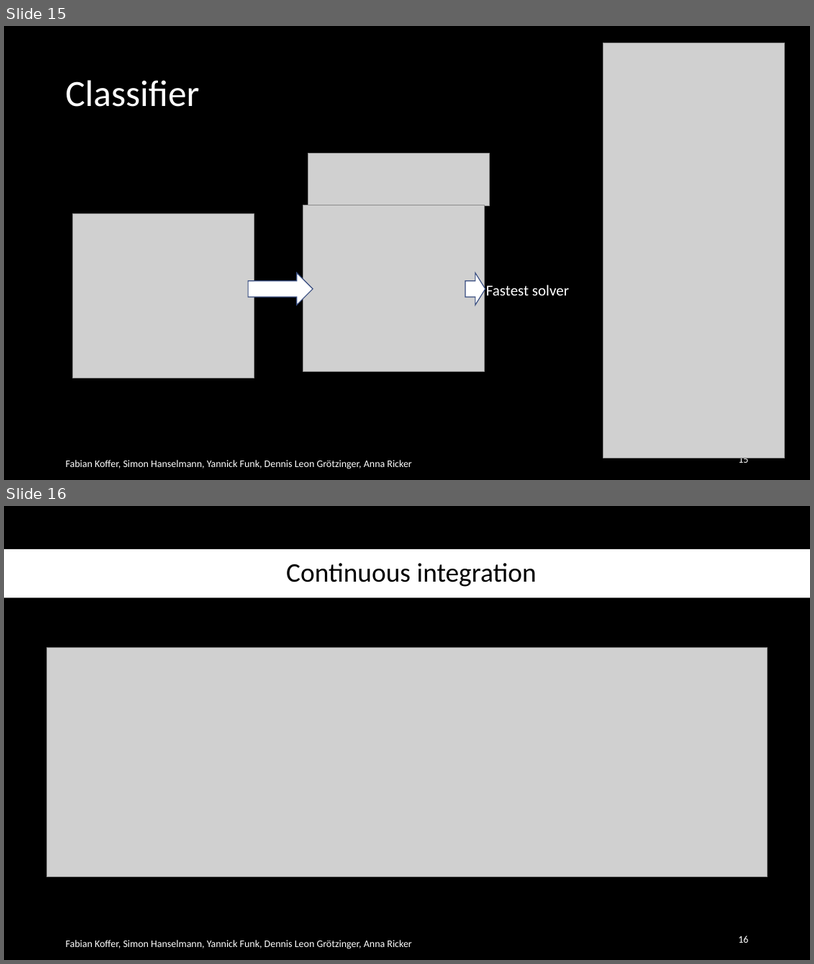
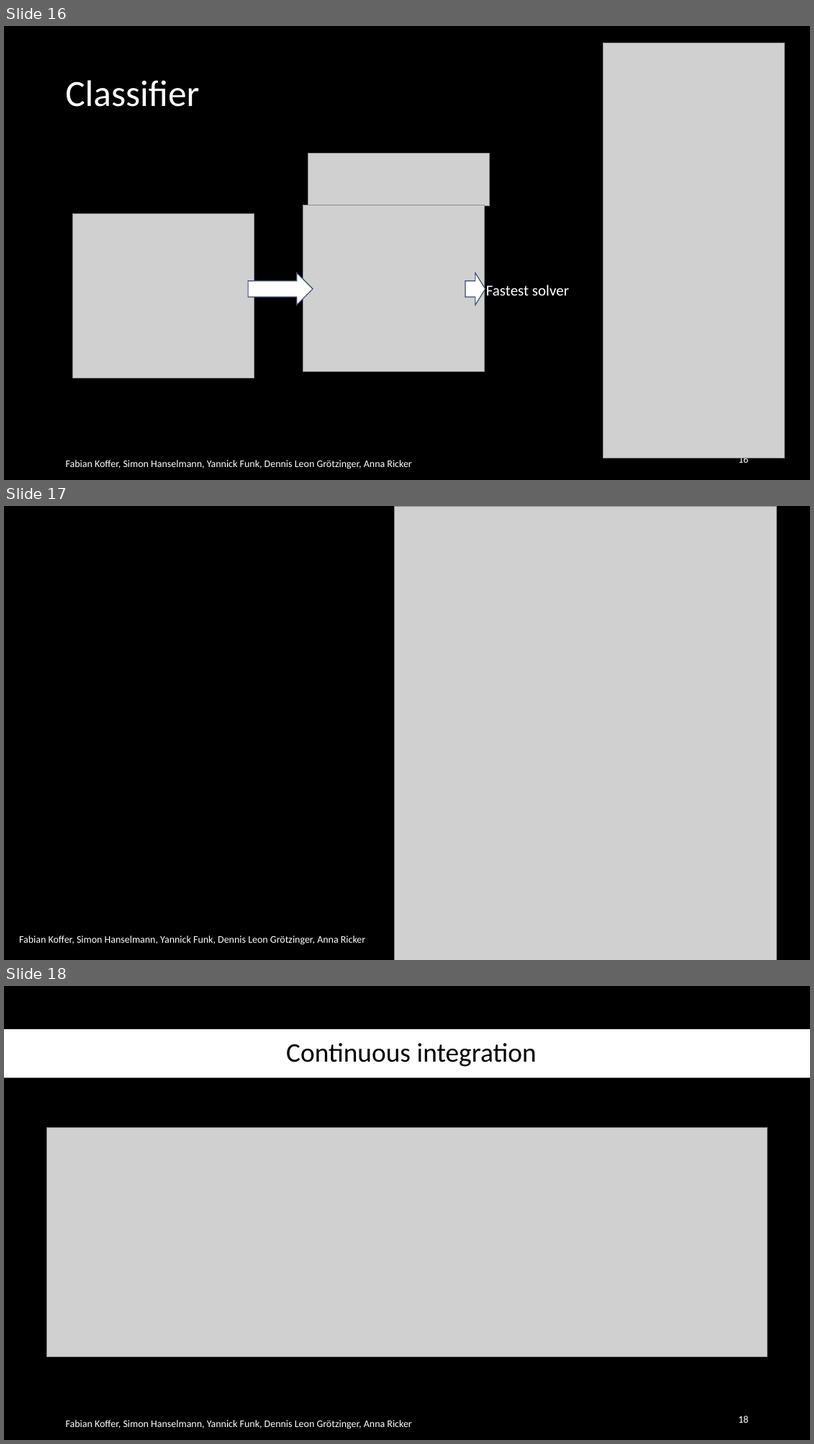
Before and after one commit to TheSlimvReal/PSE---LA-meets-ML, a slide deck: Final Presentation/La meets ML.pptx. Shown one above the other, each under a label of ours: slides 15 and 16 before the commit, slides 16, 17 and 18 after it. The pictures are 814x964 and 814x1444 pixels, drawn with LibreOffice and Linux fonts; fonts in the diff are those of the drawing; grey boxes stand for pictures. Boxes give left, top, right and bottom in pixels: in the first picture for what was removed or moved away, otherwise in the second. Text is boxed around its words. In the diff, an @@ line names an element or a change of style, - is before the commit and + after.

```diff
--- a/Final Presentation/La meets ML.pptx
+++ b/Final Presentation/La meets ML.pptx
@@ slide 17 added at <box>4,506,810,960</box>, background #000000 @@
@@ picture added at <box>395,506,777,960</box> @@
@@ text added at <box>19,935,365,944</box>, 12 pt, text #FFFFFF @@
+Fabian Koffer, Simon Hanselmann, Yannick Funk, Dennis Leon Grötzinger, Anna Ricker
@@ what was slide 15 is now slide 16 @@
@@ what was slide 16 is now slide 18 @@
@@ page number at <box>738,1415,748,1422</box>: text changed @@
-16
+18
```
Also in this commit, not shown: 1 slide changed, 1 other slide added.
